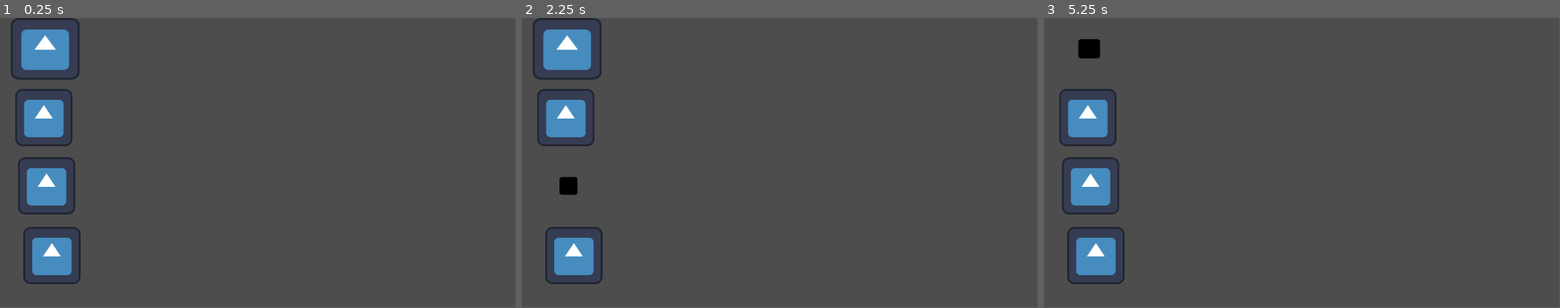
Above: before the commit, frames 1-3 (left to right).
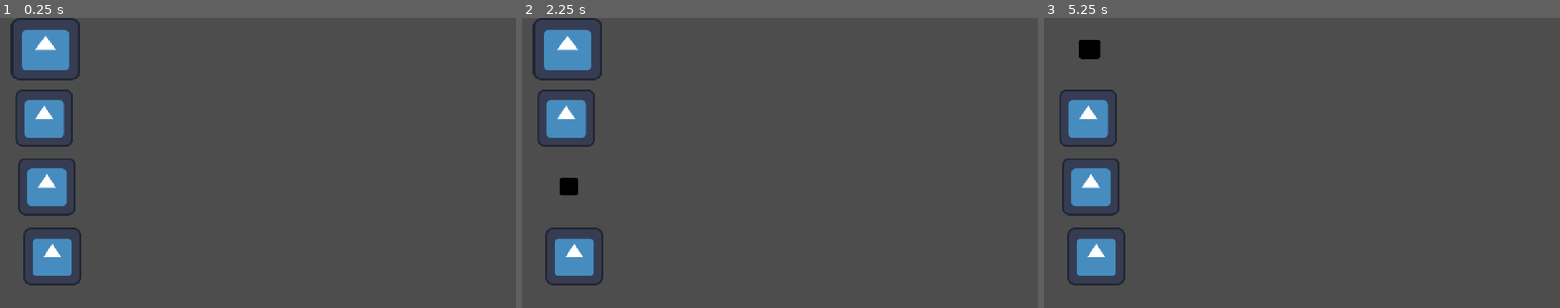
Above: after the commit, the same moments.

Repository: daistic/Unmuted-godot
Game: Godot game, scene res://Scenes/rythem.tscn
Same seed, same stepped clock (60 frames per second), same inputs: the game is played once before the commit and once after it. Before the commit the project starts from res://rythem.tscn. The engine's default icon, where the game draws it, is replaced by a stand-in: a white triangle on a blue panel in a dark square.
Inputs:
- Up to frame 1 (0.25 s): no input
- Up to frame 2 (2.25 s): tap Enter at 0.5, 2 s; hold 1 (1) 0.53-1.28 s; tap 2 (2) at 0.8, 1.35 s; tap Space (advance_dialog, bound only after the commit) at 1.25 s; tap 3 (3) at 1.55 s; hold 3 (3) from 2.03 s (still down)
- Up to frame 3 (5.25 s): tap 4 (4) at 2.3, 2.85 s; tap Space (advance_dialog, bound only after the commit) at 2.75, 3.05 s; release 3 (3) at 2.78 s; tap Enter at 3.5 s; hold Space (advance_dialog, bound only after the commit) 3.53-4.28 s; tap T (test_dialog, bound only after the commit) at 3.8, 4.35 s; tap 1 (1) at 4.55 s; hold 1 (1) from 5.03 s (still down)
In our replay, the window is 799x449 before the commit and 800x450 after it. These sizes can differ from the game's own. Grey fills any space a smaller window leaves; there, only what the larger window draws over its background counts as a difference.

The runs differ from the first frame. In frame 1, 0.8% of the frame differs, in the area x 2-16%, y 0-93%; in frame 2, 0.7%; in frame 3, 0.7%.

Commit message:
expendable dialog

Diff:
--- /dev/null
+++ b/Scenes/Game.tscn
@@ -0,0 +1,7 @@
+[gd_scene load_steps=2 format=3 uid="uid://d0k857mgqbvxw"]
+
+[ext_resource type="Script" uid="uid://bx07l33aw0ehw" path="res://Scripts/test_dialog_node.gd" id="1_iukft"]
+
+[node name="Game" type="Node2D"]
+script = ExtResource("1_iukft")
+lines = Array[String](["Guitar", "Bass", "Vocal", "Drum"])
--- a/rythem.tscn
+++ b/Scenes/rythem.tscn
@@ -1,6 +1,6 @@
 [gd_scene load_steps=3 format=3 uid="uid://faxxchuyys61"]
 
-[ext_resource type="Script" uid="uid://by3p2to3armam" path="res://number_handle.gd" id="1_fbktj"]
+[ext_resource type="Script" uid="uid://by3p2to3armam" path="res://Scripts/number_handle.gd" id="1_fbktj"]
 [ext_resource type="Texture2D" uid="uid://b6xjn3e8ymebx" path="res://Assets/Textures/Sprites/icon.svg" id="1_ig6wt"]
 
 [node name="Node2D" type="Node2D"]
--- a/Scenes/text_box.tscn
+++ b/Scenes/text_box.tscn
@@ -1,11 +1,13 @@
-[gd_scene load_steps=3 format=3 uid="uid://cvqofpicoxtxg"]
+[gd_scene load_steps=4 format=3 uid="uid://cvqofpicoxtxg"]
 
 [ext_resource type="Texture2D" uid="uid://dnhnyclxi3say" path="res://Assets/Textures/Sprites/Test Text Box.png" id="1_nwibb"]
+[ext_resource type="Script" uid="uid://hyxqa6jwr0xa" path="res://Scripts/text_box.gd" id="1_ot2p7"]
 [ext_resource type="FontFile" uid="uid://bstkwbm7e5q0u" path="res://Assets/Textures/Fonts/RockSalt-Regular.ttf" id="2_0kxgl"]
 
-[node name="Text Box" type="MarginContainer"]
-offset_right = 126.0
-offset_bottom = 65.0
+[node name="TextBox" type="MarginContainer"]
+offset_right = 32.0
+offset_bottom = 58.0
+script = ExtResource("1_ot2p7")
 
 [node name="NinePatchRect" type="NinePatchRect" parent="."]
 layout_mode = 2
@@ -18,16 +20,19 @@
 
 [node name="MarginContainer" type="MarginContainer" parent="."]
 layout_mode = 2
-theme_override_constants/margin_left = 24
+theme_override_constants/margin_left = 36
 theme_override_constants/margin_top = 24
-theme_override_constants/margin_right = 24
-theme_override_constants/margin_bottom = 12
+theme_override_constants/margin_right = 36
+theme_override_constants/margin_bottom = 24
 
 [node name="Label" type="Label" parent="MarginContainer"]
 layout_mode = 2
 theme_override_fonts/font = ExtResource("2_0kxgl")
-theme_override_font_sizes/font_size = 46
-text = "aku ingin main gitar
-tolong ajarkan !!!"
+theme_override_font_sizes/font_size = 24
 horizontal_alignment = 1
 vertical_alignment = 1
+
+[node name="LetterDisplayTimer" type="Timer" parent="."]
+one_shot = true
+
+[connection signal="timeout" from="LetterDisplayTimer" to="." method="_on_letter_display_timer_timeout"]
--- /dev/null
+++ b/Scripts/dialog_manager.gd
@@ -0,0 +1,49 @@
+extends Node
+
+@onready var text_box_scene: PackedScene = preload("res://Scenes/text_box.tscn")
+
+var dialog_lines: Array[String] = []
+var current_line_index = 0
+
+var text_box
+var text_box_position: Vector2
+
+var is_dialog_active: bool = false
+var can_advance_line: bool = false
+
+func start_dialog(position: Vector2, lines: Array[String]) -> void:
+	if is_dialog_active:
+		return
+
+	dialog_lines = lines
+	text_box_position = position
+	_show_text_box()
+
+	is_dialog_active = true
+
+func _show_text_box() -> void:
+	text_box = text_box_scene.instantiate()
+	text_box.finished_displaying.connect(_on_text_box_finished_displaying)
+	get_tree().root.add_child(text_box)
+	text_box.global_position = text_box_position
+	text_box.display_text(dialog_lines[current_line_index])
+	can_advance_line = false
+
+func _on_text_box_finished_displaying() -> void:
+	can_advance_line = true
+
+func _unhandled_input(event: InputEvent) -> void:
+	if (
+		event.is_action_pressed("advance_dialog") &&
+		is_dialog_active &&
+		can_advance_line
+	):
+		text_box.queue_free()
+
+		current_line_index += 1
+		if current_line_index >= dialog_lines.size():
+			is_dialog_active = false
+			current_line_index = 0
+			return
+
+		_show_text_box()
--- /dev/null
+++ b/Scripts/test_dialog_node.gd
@@ -0,0 +1,7 @@
+extends Node2D
+
+@export var lines: Array[String] = []
+
+func _input(event: InputEvent) -> void:
+	if (event.is_action_pressed("test_dialog")):
+		DialogManager.start_dialog(Vector2(100, 100), lines)
--- /dev/null
+++ b/Scripts/text_box.gd
@@ -0,0 +1,48 @@
+extends MarginContainer
+
+@onready var label: Label = $MarginContainer/Label
+@onready var timer: Timer = $LetterDisplayTimer
+
+const MAX_WIDTH: int = 256
+
+var text: String = ""
+var letter_index: int = 0
+
+var letter_time: float = 0.04
+
+signal finished_displaying
+
+func display_text(text_to_display: String) -> void:
+	print(text_to_display)
+	text = text_to_display
+	label.text = text_to_display
+
+	await resized
+	custom_minimum_size.x = min(size.x, MAX_WIDTH)
+
+	if size.x > MAX_WIDTH:
+		label.autowrap_mode = TextServer.AUTOWRAP_WORD
+		await resized # wait for x resize
+		await resized # wait for y resize
+		custom_minimum_size.y = size.y
+
+	global_position.x -= size.x / 2
+	global_position.y -= size.y + 24
+
+	label.text = ""
+	_display_text()
+
+func _display_text() -> void:
+	label.text += text[letter_index]
+	letter_index += 1
+
+	if letter_index >= text.length():
+		finished_displaying.emit()
+		return
+
+	match text[letter_index]:
+		_:
+			timer.start(letter_time)
+
+func _on_letter_display_timer_timeout() -> void:
+	_display_text()
--- a/project.godot
+++ b/project.godot
@@ -11,13 +11,25 @@
 [application]
 
 config/name="Unmuted"
-run/main_scene="res://rythem.tscn"
+run/main_scene="res://Scenes/rythem.tscn"
 config/features=PackedStringArray("4.4", "Forward Plus")
 config/icon="res://Assets/Textures/Sprites/icon.svg"
+
+[autoload]
+
+DialogManager="*res://Scripts/dialog_manager.gd"
+
+[display]
+
+window/stretch/mode="canvas_items"
 
 [dotnet]
 
 project/assembly_name="Unmuted"
+
+[editor]
+
+naming/scene_name_casing=1
 
 [input]
 
@@ -41,3 +53,13 @@
 "events": [Object(InputEventKey,"resource_local_to_scene":false,"resource_name":"","device":-1,"window_id":0,"alt_press …(191 unchanged characters)…
 ]
 }
+advance_dialog={
+"deadzone": 0.2,
+"events": [Object(InputEventKey,"resource_local_to_scene":false,"resource_name":"","device":-1,"window_id":0,"alt_pressed":false,"shift_pressed":false,"ctrl_pressed":false,"meta_pressed":false,"pressed":false,"keycode":0,"physical_keycode":32,"key_label":0,"unicode":32,"location":0,"echo":false,"script":null)
+]
+}
+test_dialog={
+"deadzone": 0.2,
+"events": [Object(InputEventKey,"resource_local_to_scene":false,"resource_name":"","device":-1,"window_id":0,"alt_pressed":false,"shift_pressed":false,"ctrl_pressed":false,"meta_pressed":false,"pressed":false,"keycode":0,"physical_keycode":84,"key_label":0,"unicode":116,"location":0,"echo":false,"script":null)
+]
+}
Not shown, added: Scripts/dialog_manager.gd.uid
Renamed: number_handle.gd -> Scripts/number_handle.gd
Renamed: number_handle.gd.uid -> Scripts/number_handle.gd.uid
Not shown, added: Scripts/test_dialog_node.gd.uid
Not shown, added: Scripts/text_box.gd.uid
